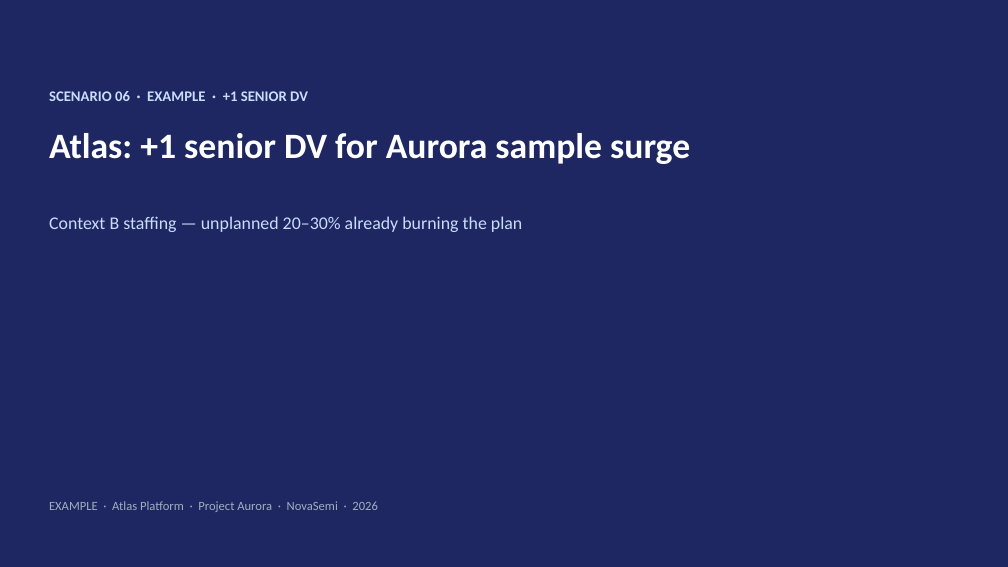
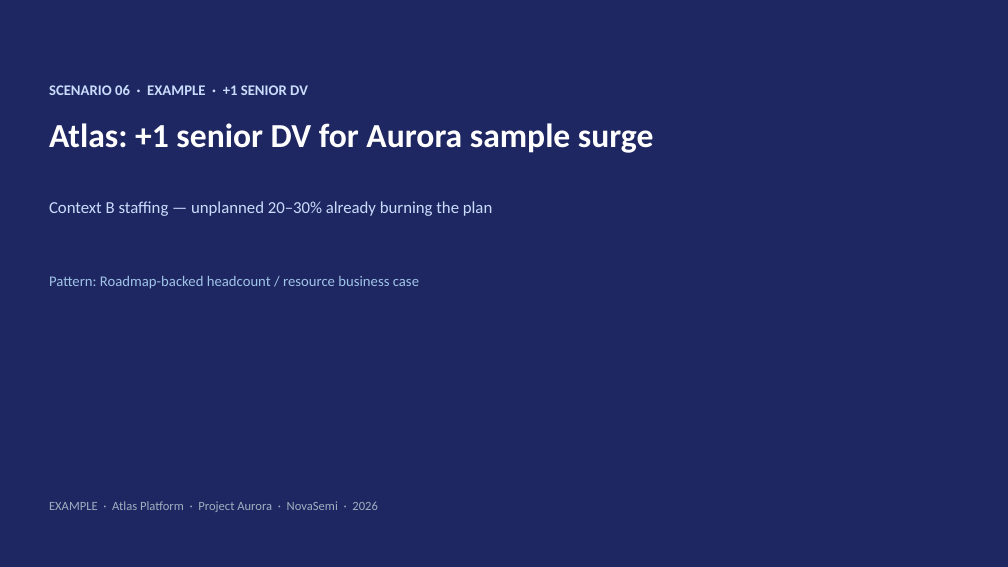
Before and after one commit to peter0749/MindsetMD, a slide deck: slide 1 of skills/presentations/assets/pptx/examples/06-resource-request.pptx. Drawn at 1008x567 pixels with LibreOffice and Linux fonts; fonts in the diff are those of the drawing. Boxes give left, top, right and bottom in pixels: in the first picture for what was removed or moved away, otherwise in the second. Text is boxed around its words. In the diff, an @@ line names an element or a change of style, - is before the commit and + after.

Commit message:
Add explicit public pattern provenance and fix broken asset links
Each template/example deck now has a Pattern provenance slide and cover
line; outline MDs cite sources. Fix assets/README paths to pptx/templates
and pptx/examples; add scripts/check_markdown_links.py (all 22 URLs 200).

```diff
--- a/skills/presentations/assets/pptx/examples/06-resource-request.pptx
+++ b/skills/presentations/assets/pptx/examples/06-resource-request.pptx
@@ text "SCENARIO 06 · EXAMPLE · ...": place and size @@
-text "SCENARIO 06 · EXAMPLE · ..." at (49,91,308,101)
+text "SCENARIO 06 · EXAMPLE · ..." at (49,85,308,95)
@@ text "Atlas: +1 senior DV for ...": place and size @@
-text "Atlas: +1 senior DV for ..." at (49,133,690,164)
+text "Atlas: +1 senior DV for ..." at (49,123,653,153)
@@ text "Atlas: +1 senior DV for ..." at (49,123,653,153): size 34 to 32 pt @@
@@ text "Context B staffing — unplanned ...": place and size @@
-text "Context B staffing — unplanned ..." at (49,216,522,232)
+text "Context B staffing — unplanned ..." at (49,201,492,216)
@@ text "Context B staffing — unplanned ..." at (49,201,492,216): size 17 to 16 pt @@
@@ text added at (49,276,419,289), 14 pt, text #A0C4E8 @@
+Pattern: Roadmap-backed headcount / resource business case
```
Also in this commit, not shown: 1 slide added, 35 other files.
